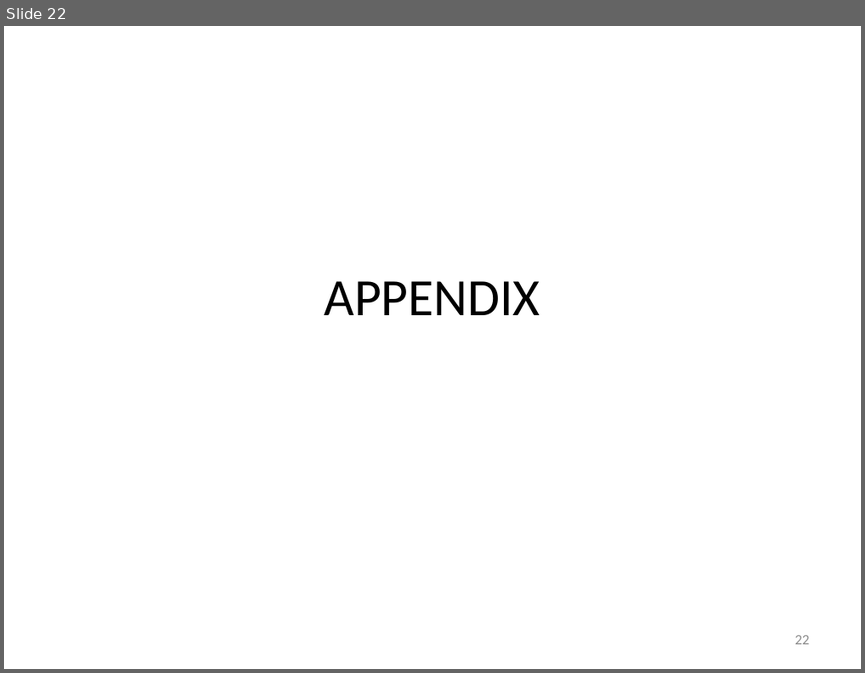
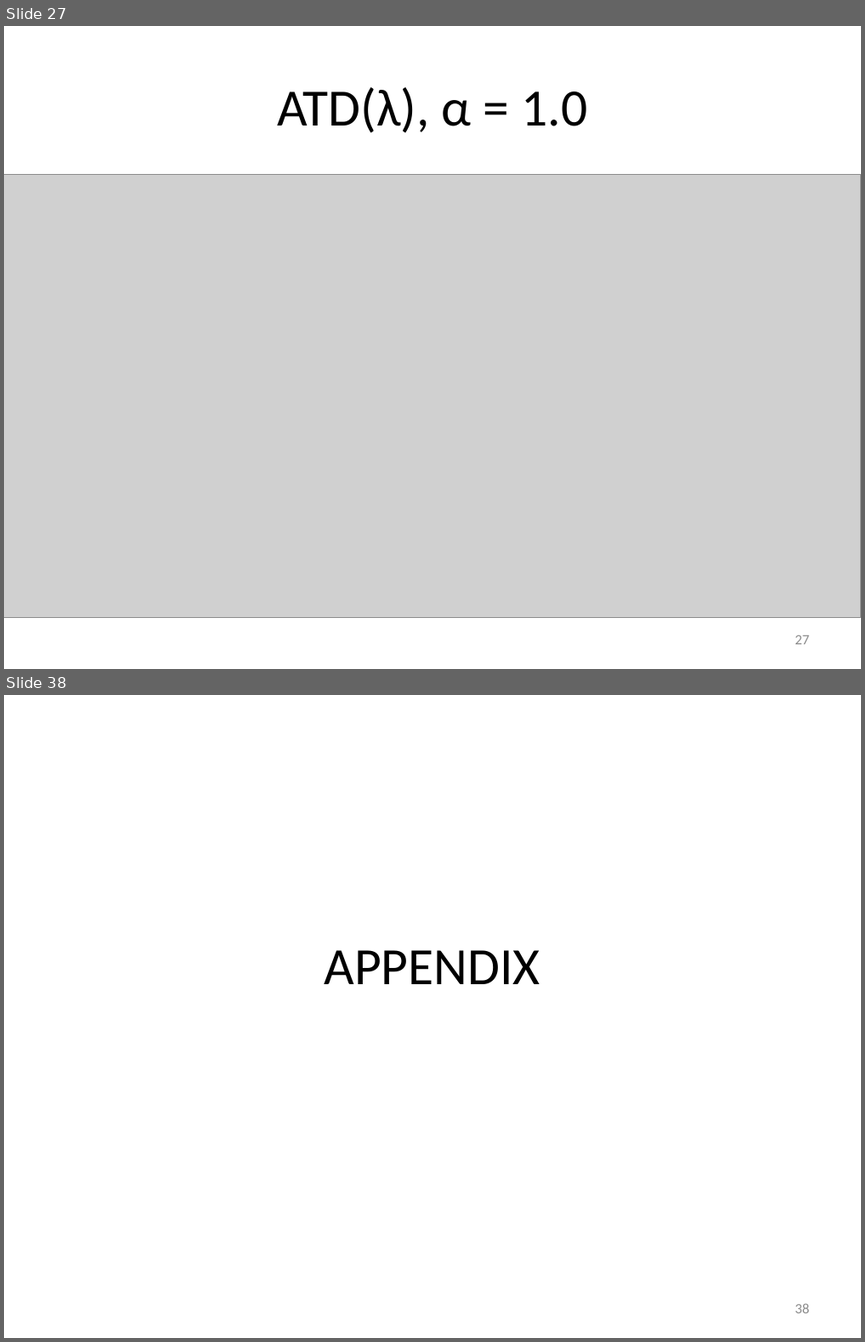
Before and after one commit to mastropi/RL, a slide deck: RL-001-MemoryManagement/results/202005May20-TestsTDLambda&AdaptiveTDLambda-1DGridworld.pptx. Shown one above the other, each under a label of ours: slide 22 before the commit, slides 27 and 38 after it; the slides between them are not shown. The pictures are 865x673 and 865x1342 pixels, drawn with LibreOffice and Linux fonts; fonts in the diff are those of the drawing; grey boxes stand for pictures. Boxes give left, top, right and bottom in pixels: in the first picture for what was removed or moved away, otherwise in the second. Text is boxed around its words. In the diff, an @@ line names an element or a change of style, - is before the commit and + after.

```diff
--- a/RL-001-MemoryManagement/results/202005May20-TestsTDLambda&AdaptiveTDLambda-1DGridworld.pptx
+++ b/RL-001-MemoryManagement/results/202005May20-TestsTDLambda&AdaptiveTDLambda-1DGridworld.pptx
@@ slide 27 added at <box>4,26,861,669</box>, background #FFFFFF @@
@@ title added at <box>277,87,587,133</box>, 44 pt, text #000000 @@
+ATD(λ), α = 1.0
@@ picture added at <box>4,174,861,618</box> @@
@@ page number added at <box>794,635,809,644</box>, 12 pt, text #8C8C8C @@
+27
@@ what was slide 22 is now slide 38 @@
@@ page number at <box>794,1303,809,1313</box>: text changed @@
-22
+38
```
Also in this commit, not shown: 3 slides changed, 15 other slides added, 4 other files.
